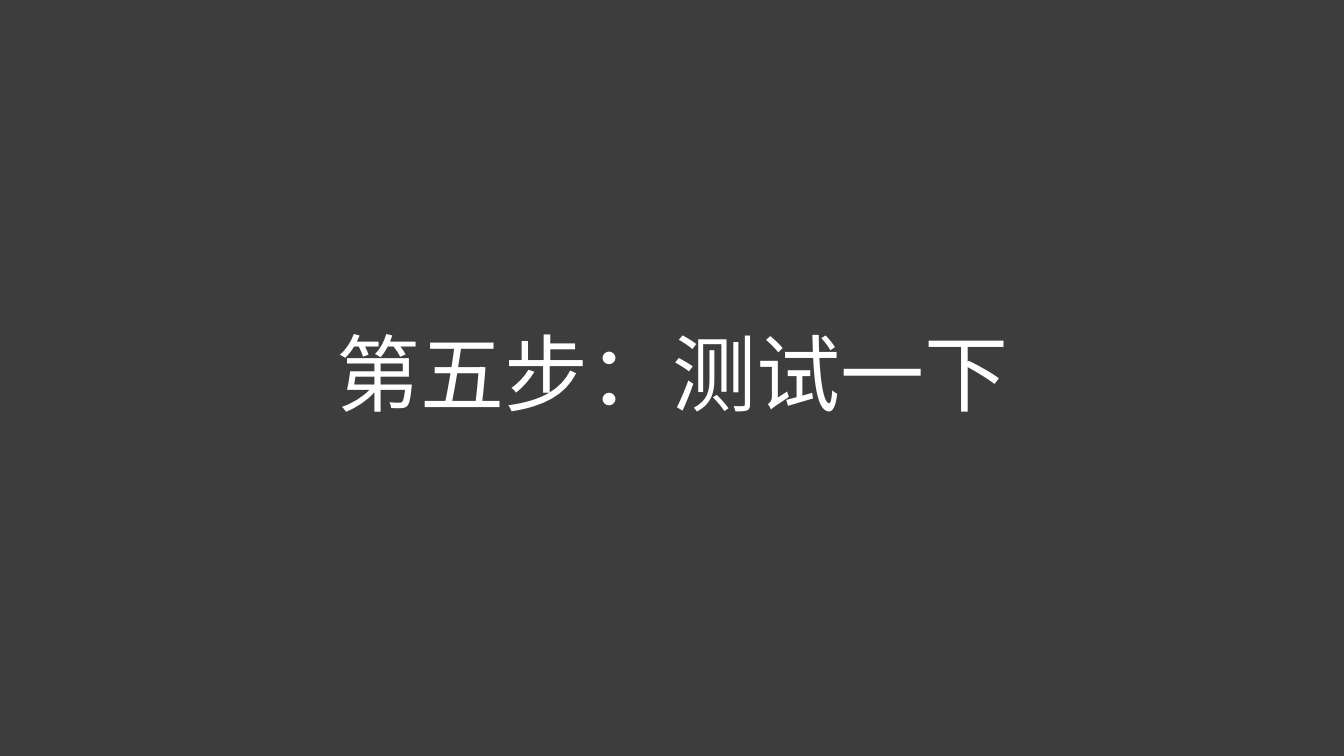
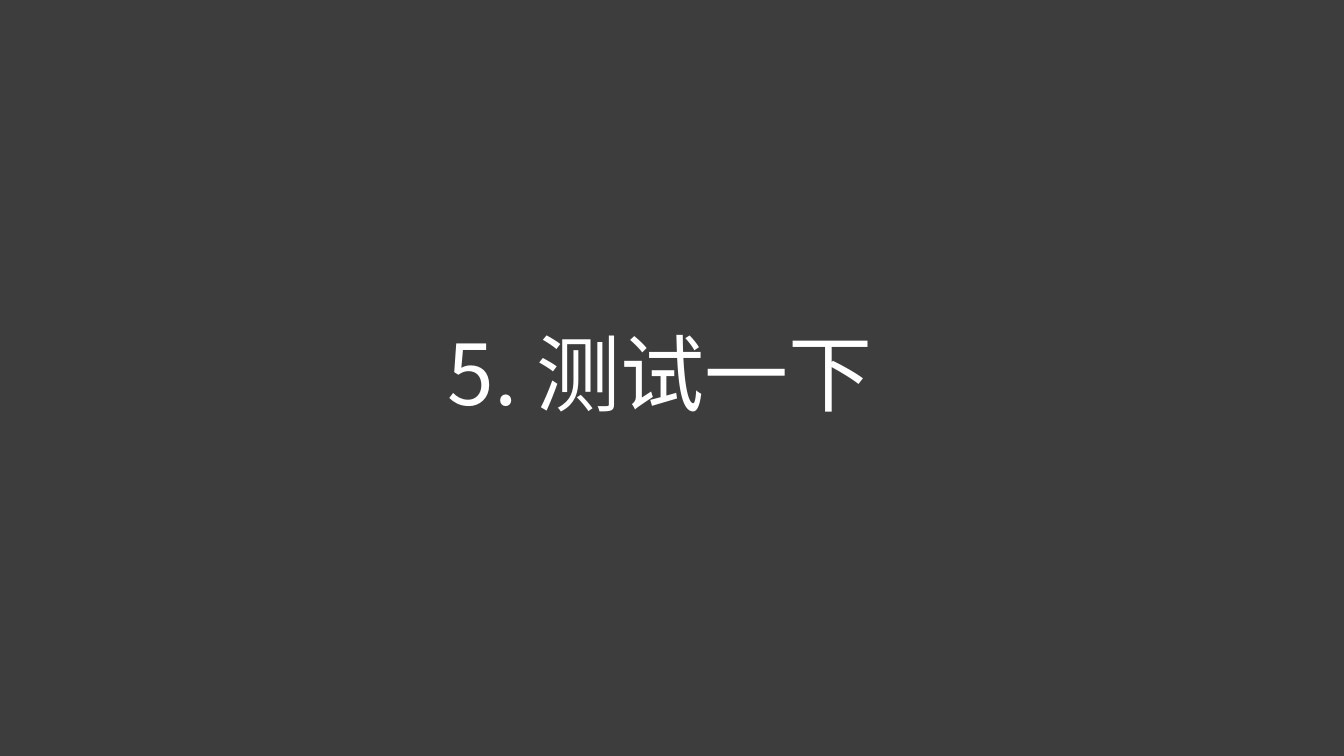
Before and after one commit to niuyi/AITest, a slide deck: slide 11 of docs/python环境搭建.pptx (slide 8 before the commit). Drawn at 1344x756 pixels with LibreOffice and Linux fonts; fonts in the diff are those of the drawing. Boxes give left, top, right and bottom in pixels: in the first picture for what was removed or moved away, otherwise in the second. Text is boxed around its words. In the diff, an @@ line names an element or a change of style, - is before the commit and + after.

Commit message:
finish one ppt

```diff
--- a/docs/python环境搭建.pptx
+++ b/docs/python环境搭建.pptx
@@ title at bbox=[448, 335, 873, 412]: text changed @@
-第五步：测试一下
+5. 测试一下
```
Also in this commit, not shown: 1 other slide changed, 8 slides added, 4 slides removed, 3 other files.
